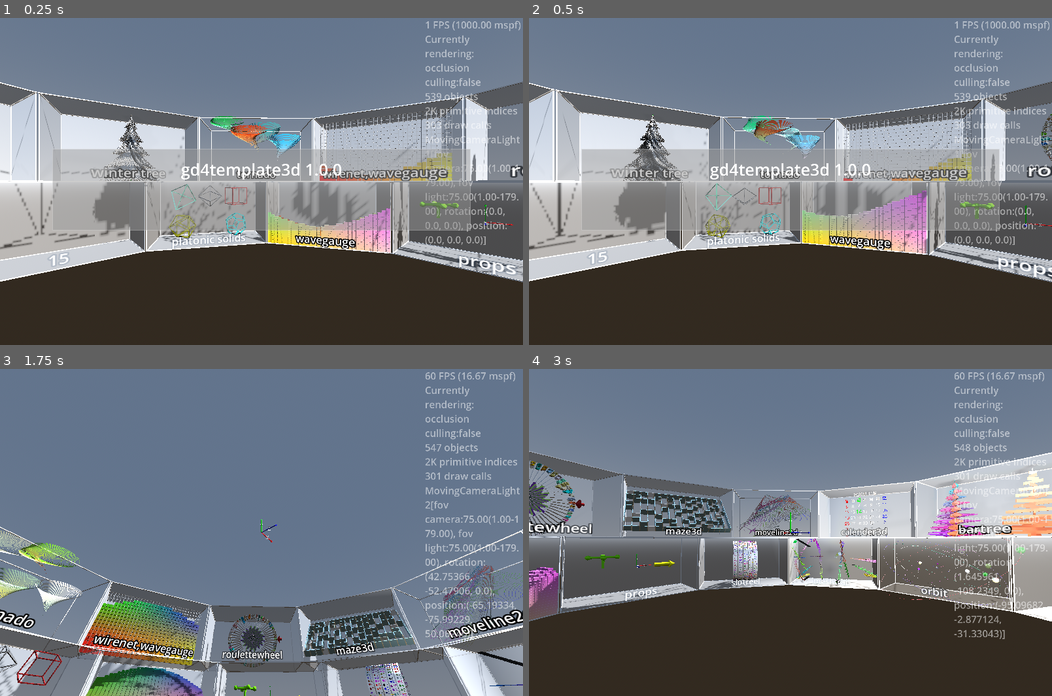
Above: before the commit, frames 1-4 (two rows, left to right).
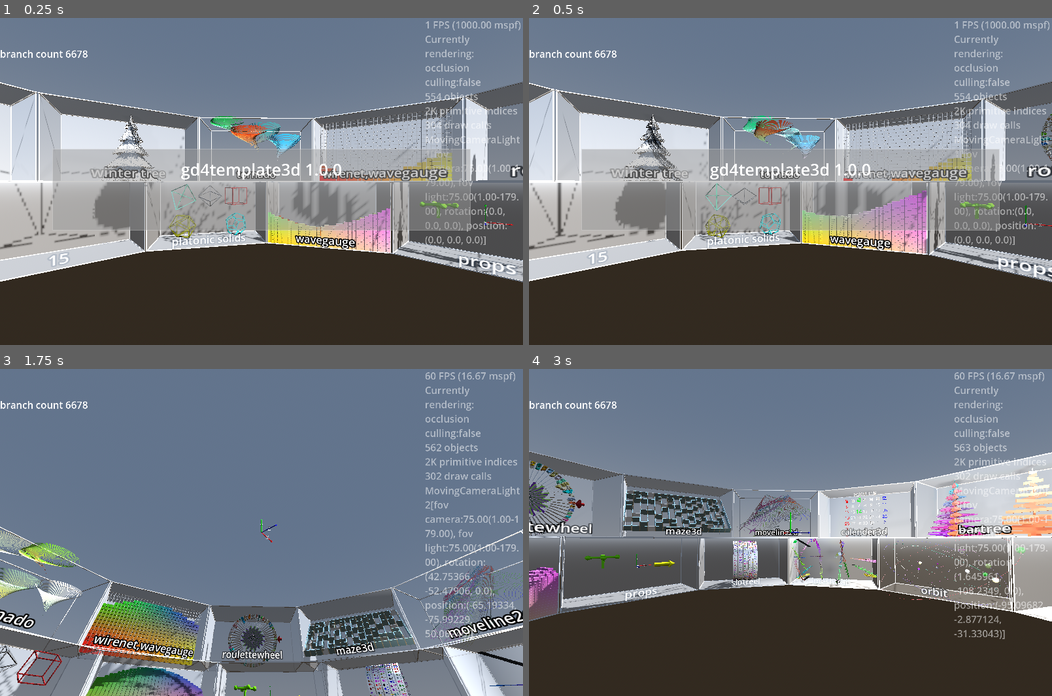
Above: after the commit, the same moments.

Repository: kasworld/gd4template3d
Game: Godot game, scene res://main.tscn
Two runs of this game, one before a commit and one after it. Both use one fixed random seed, a clock stepped at 60 frames per second and the inputs below.
Inputs (mouse positions are in pixels of both pictures, inside the frame that each line leads up to):
- Up to frame 1 (0.25 s): no input
- Up to frame 2 (0.5 s): no input
- Up to frame 3 (1.75 s): tap Enter at 0.5 s; move the mouse to (376, 516) at 0.52 s; hold Right 0.53-1.28 s; tap Q at 0.6 s; click (376, 516) at 0.67 s; move the mouse to (156, 548) at 1.27 s; hold Down from 1.28 s (still down); tap E at 1.35 s
- Up to frame 4 (3 s): move the mouse to (842, 460) at 2.02 s; release Down at 2.03 s; hold Right 2.03-2.78 s; tap Enter at 2.1 s; move the mouse to (764, 597) at 2.77 s; hold Up from 2.78 s (still down); tap Q at 2.85 s; click (764, 597) at 2.92 s

The runs differ from the first frame. In frame 1, 0.8% of the frame differs, in the area x 0-85%, y 9-69%; in frame 2, 0.9%, in the area x 0-85%, y 9-66%; in frame 3, 0.2%; in frame 4, 0.2%.

Commit message:
use PrismMesh

Diff:
--- a/main.gd
+++ b/main.gd
@@ -101,16 +101,13 @@
 func line_tree_demo(glasscabinet :GlassCabinet, labeltext :String = "") -> void:
 	if labeltext != "":
 		glasscabinet.set_label_text(labeltext)
-	var bmesh := BoxMesh.new()
-	bmesh.size = Vector3(1,0.2,1)
-	#var bmesh := CylinderMesh.new()
-	#bmesh.height = 0.2
-	#bmesh.rings = 1
-	#bmesh.radial_segments = 8
+	var bmesh := PrismMesh.new()
+	bmesh.size = Vector3(1,0.3,1)
 	line_tree = preload("res://line_tree/line_tree.tscn").instantiate(
-		).init(bmesh, WorldSize.y, WorldSize.z/2, 100, PI/2, 1.0,
+		).init(bmesh, WorldSize.y, WorldSize.z/2, WorldSize.y, PI, 1.0,
 		).set_center_color(Color.GREEN)
 	glasscabinet.add_child(line_tree)
+	$"왼쪽패널/LabelTree".text = "branch count %d" % [ line_tree.get_lines().multimesh.instance_count ]
 	line_tree.position.y = -WorldSize.y/2
 	line_tree_inst_index = line_tree.make_index_array()
 
--- a/main.tscn
+++ b/main.tscn
@@ -39,6 +39,9 @@
 layout_mode = 2
 
 [node name="LabelWheel" type="Label" parent="왼쪽패널"]
+layout_mode = 2
+
+[node name="LabelTree" type="Label" parent="왼쪽패널"]
 layout_mode = 2
 
 [node name="오른쪽패널" type="VBoxContainer" parent="."]
